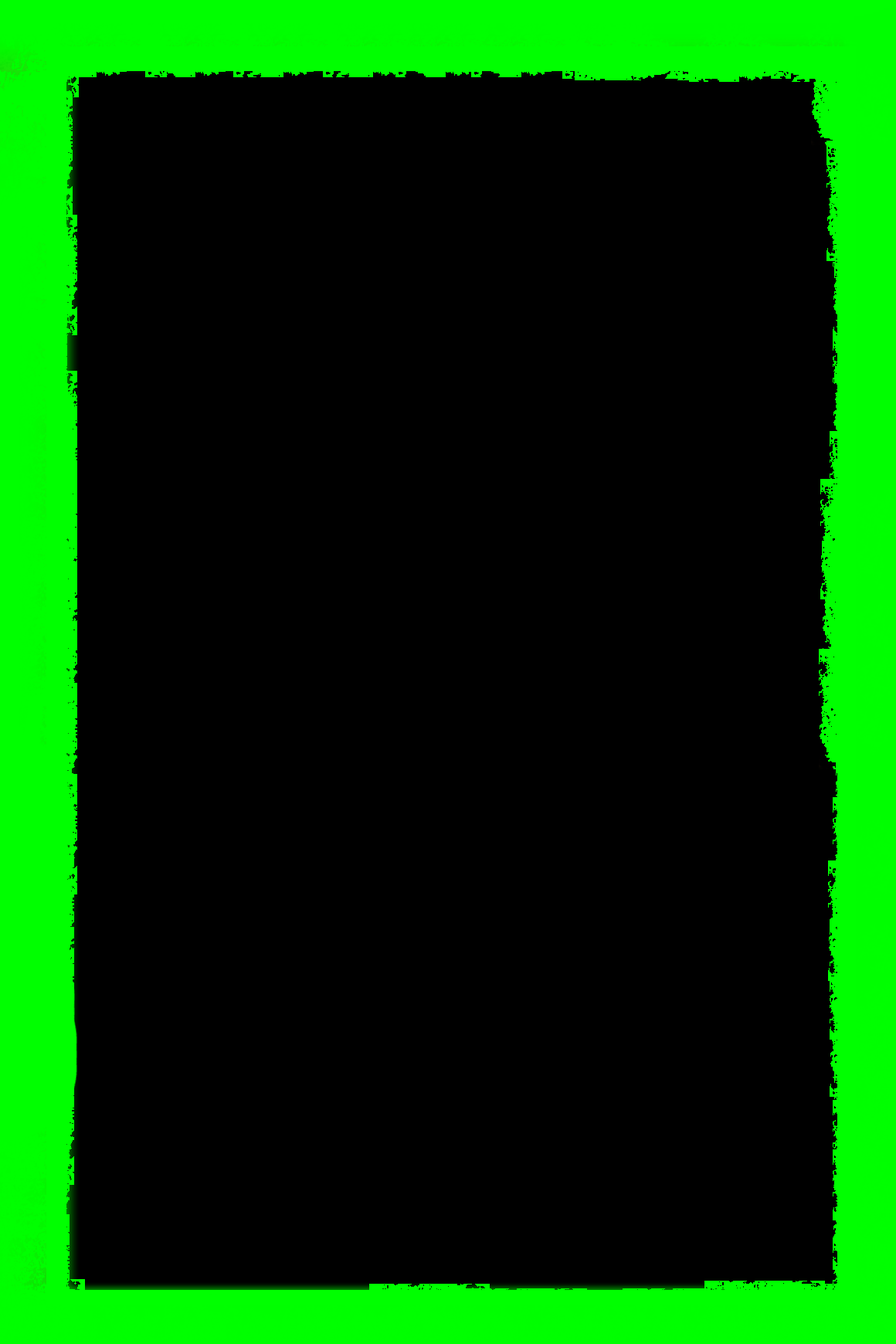
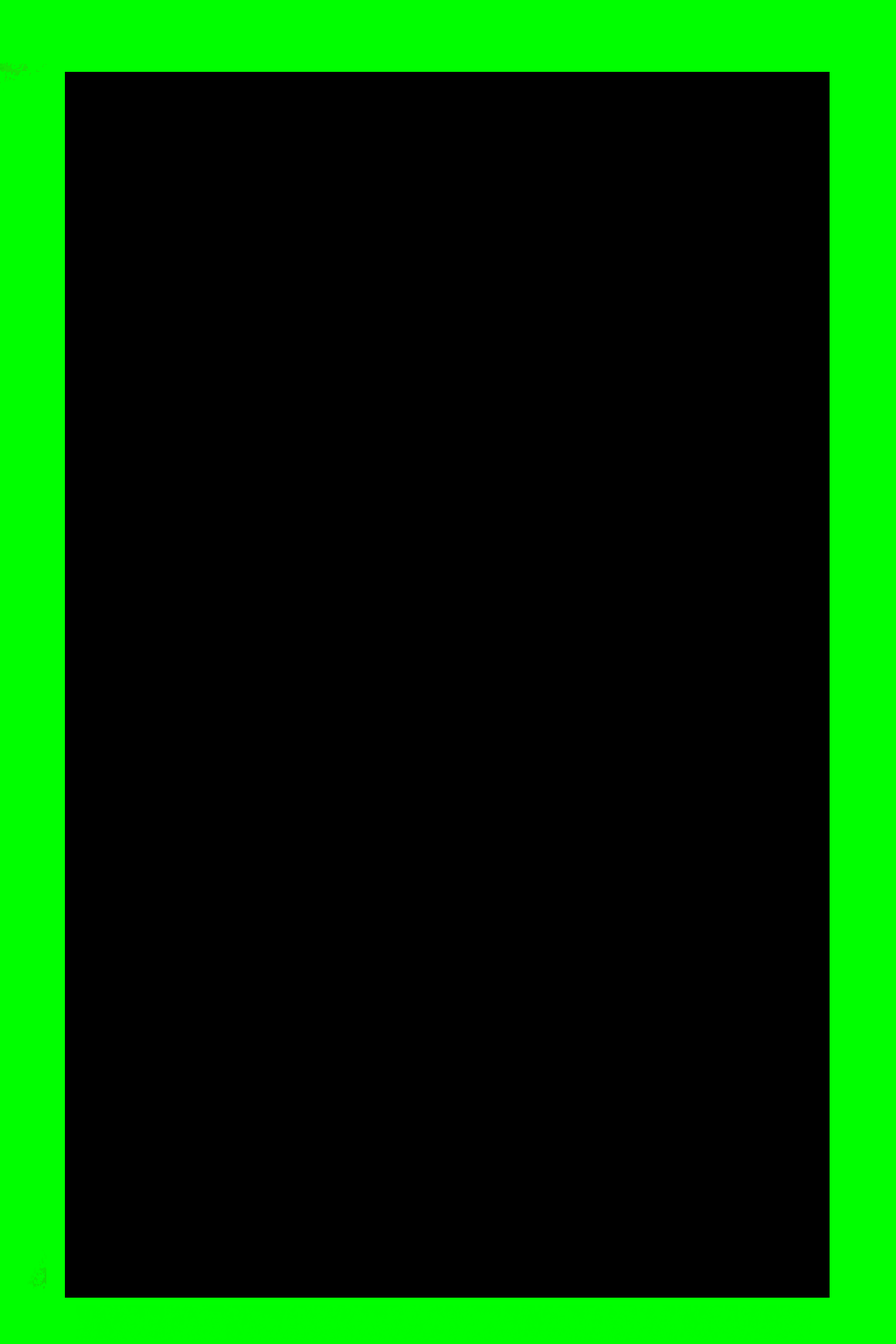
Layers edited between the first and the second 896 x 1344 image:
painted on "Border" over box(0, 37, 848, 1298)
